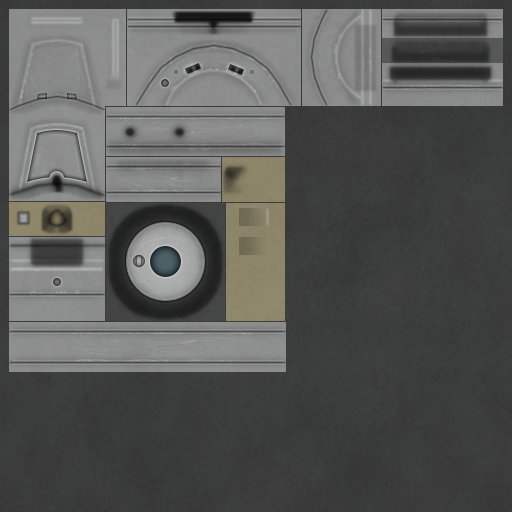
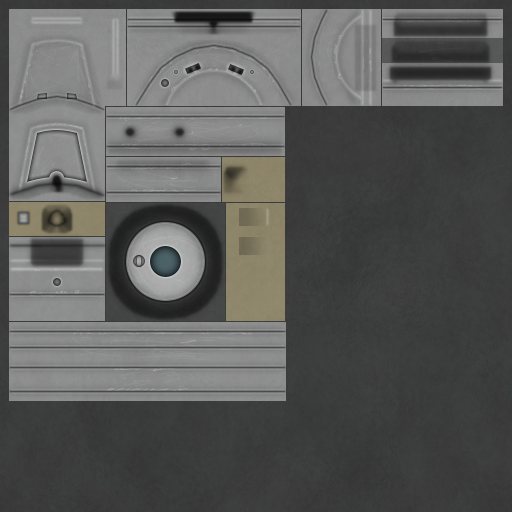
Layers edited between the first and the second w=512, h=512 image:
painted on "high 1" over box(382, 80, 503, 81)
painted on "b" (2nd of 6, in "b") over box(10, 347, 285, 392)
painted on "b highre" over box(72, 358, 231, 392)
painted on "b high" over box(9, 345, 286, 395)
painted on "b grime 2" over box(116, 369, 185, 389)
painted on "b grime 1" over box(8, 340, 286, 401)
painted on "b" (6th of 6) over box(9, 372, 286, 401)
